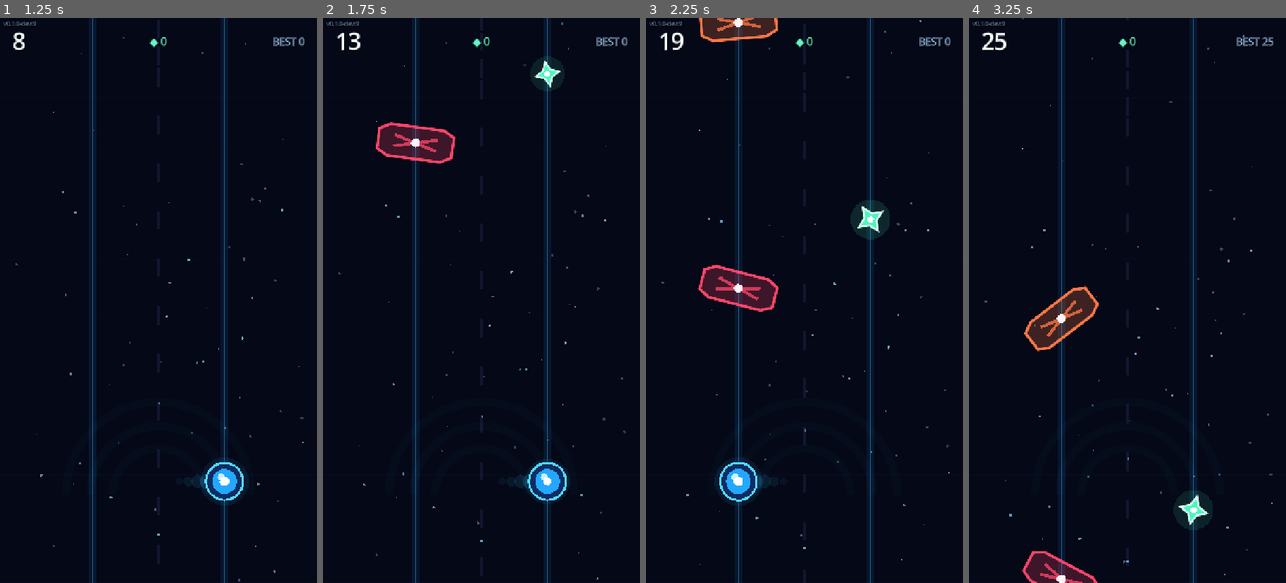
Above: before the commit, frames 1-4 (left to right).
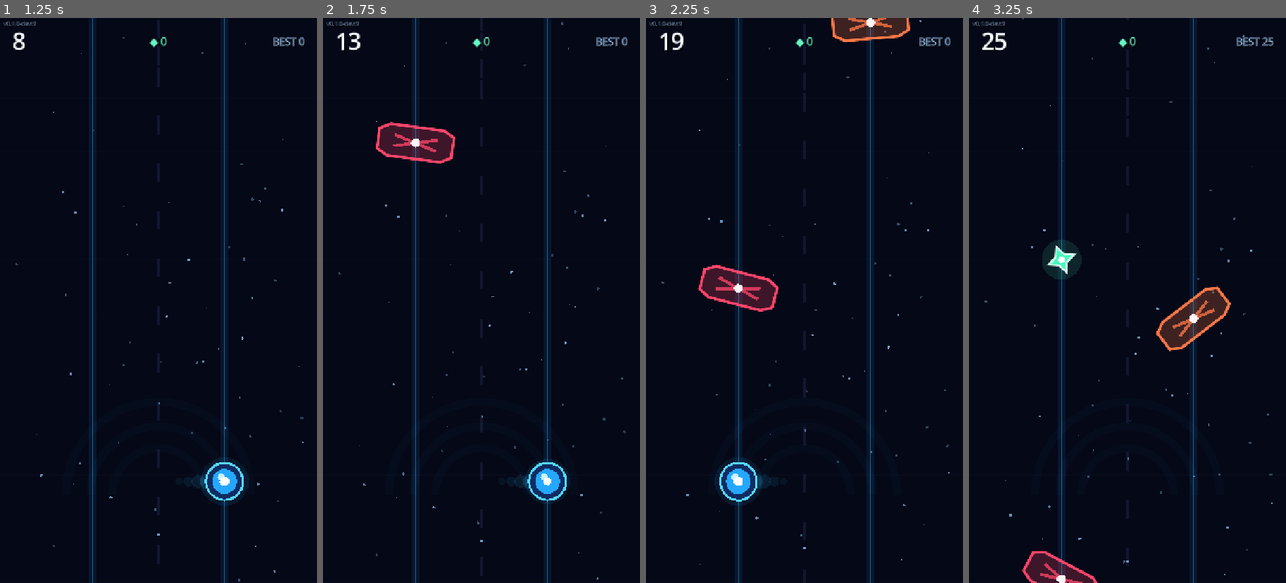
Above: after the commit, the same moments.

Repository: relijahbrewer01/Neon-Switch
Game: Godot game, scene res://scenes/main.tscn
Same seed, same stepped clock (60 frames per second), same inputs: the game is played once before the commit and once after it.
Inputs (mouse positions are in pixels of both pictures, inside the frame that each line leads up to):
- Up to frame 1 (1.25 s): tap Enter at 0.5, 0.6 s; move the mouse to (228, 272) at 0.52 s; click (228, 272) at 0.67 s; tap Space at 0.77 s
- Up to frame 2 (1.75 s): move the mouse to (418, 328) at 1.27 s; hold A from 1.28 s (still down); tap Keypad Enter at 1.35 s; tap Space at 1.52 s
- Up to frame 3 (2.25 s): move the mouse to (836, 176) at 2.02 s; release A at 2.03 s; tap Enter at 2.1 s
- Up to frame 4 (3.25 s): move the mouse to (1111, 413) at 2.77 s; tap Keypad Enter at 2.85 s; click (1111, 413) at 2.92 s; tap Space at 3.02 s

Frame 1 is identical in both runs. In frame 2, 0.5% of the frame differs, in the area x 65-77%, y 7-13%; in frame 3, 2.5%; in frame 4, 4.2%, in the area x 17-83%, y 39-91%.

Commit message:
feat: add deterministic diagnostics and owned game-over timer

Diff:
--- a/scripts/main.gd
+++ b/scripts/main.gd
@@ -2,6 +2,8 @@
 
 const OBSTACLE_SCENE := preload("res://scenes/obstacle.tscn")
 const PICKUP_SCENE := preload("res://scenes/pickup.tscn")
+const DEBUG_SEED_SETTING := "debug/neon_switch/deterministic_seed"
+const DEBUG_SEED_ARGUMENT_PREFIX := "--seed="
 
 enum GameState { READY, PLAYING, GAME_OVER }
 
@@ -19,6 +21,11 @@
 var wave_director := WaveDirector.new()
 var save_service := SaveService.new()
 var feedback := NeonFeedback.new()
+var debug_overlay := NeonDebugOverlay.new()
+var game_over_panel_timer := Timer.new()
+var deterministic_seed := -1
+var pending_game_over_serial := -1
+var pending_game_over_is_new_best := false
 var score_float := 0.0
 var displayed_score := 0
 var best_score := 0
@@ -31,14 +38,34 @@
 var screen_shake := 0.0
 
 func _ready() -> void:
+    _build_feedback_service()
+    _build_game_over_timer()
+    _build_debug_overlay()
+    set_deterministic_seed(_resolve_requested_seed())
+
+    best_score = save_service.load_best_score()
+    _connect_player_signals()
+    _enter_ready_state(true)
+    _refresh_debug_overlay(true)
+
+func _build_feedback_service() -> void:
     feedback.name = "Feedback"
     add_child(feedback)
     feedback.initialize()
 
-    rng.randomize()
-    best_score = save_service.load_best_score()
-    _connect_player_signals()
-    _enter_ready_state(true)
+func _build_game_over_timer() -> void:
+    game_over_panel_timer.name = "GameOverPanelTimer"
+    game_over_panel_timer.one_shot = true
+    game_over_panel_timer.wait_time = GameBalance.GAME_OVER_PANEL_DELAY
+    add_child(game_over_panel_timer)
+
+    var timeout_callable := Callable(self, "_on_game_over_panel_timeout")
+    if not game_over_panel_timer.timeout.is_connected(timeout_callable):
+        game_over_panel_timer.timeout.connect(timeout_callable)
+
+func _build_debug_overlay() -> void:
+    debug_overlay.name = "DebugOverlay"
+    $HUD.add_child(debug_overlay)
 
 func _connect_player_signals() -> void:
     var hit_callable := Callable(self, "_on_player_hit")
@@ -61,28 +88,34 @@
     else:
         world.position = Vector2.ZERO
 
-    if state != GameState.PLAYING:
-        return
-
-    elapsed += delta
-    score_float += delta * GameBalance.score_rate_at(elapsed)
-    current_speed = GameBalance.speed_at(elapsed)
-    spawn_interval = GameBalance.spawn_interval_at(elapsed)
-    background.set_intensity(
-        inverse_lerp(GameBalance.START_SPEED, GameBalance.MAX_SPEED, current_speed)
-    )
-
-    spawn_clock += delta
-    if spawn_clock >= spawn_interval:
-        spawn_clock -= spawn_interval
-        _spawn_wave()
-
-    var new_score := int(score_float)
-    if new_score != displayed_score:
-        displayed_score = new_score
-        hud.update_stats(displayed_score, best_score, shards)
+    if state == GameState.PLAYING:
+        elapsed += delta
+        score_float += delta * GameBalance.score_rate_at(elapsed)
+        current_speed = GameBalance.speed_at(elapsed)
+        spawn_interval = GameBalance.spawn_interval_at(elapsed)
+        background.set_intensity(
+            inverse_lerp(GameBalance.START_SPEED, GameBalance.MAX_SPEED, current_speed)
+        )
+
+        spawn_clock += delta
+        if spawn_clock >= spawn_interval:
+            spawn_clock -= spawn_interval
+            _spawn_wave()
+
+        var new_score := int(score_float)
+        if new_score != displayed_score:
+            displayed_score = new_score
+            hud.update_stats(displayed_score, best_score, shards)
+
+    _refresh_debug_overlay()
 
 func _unhandled_input(event: InputEvent) -> void:
+    if _is_debug_toggle_event(event):
+        debug_overlay.toggle()
+        _refresh_debug_overlay(true)
+        get_viewport().set_input_as_handled()
+        return
+
     var input_source := PrimaryInput.source_for(event)
     if input_source == PrimaryInput.Source.NONE:
         return
@@ -90,6 +123,12 @@
     last_primary_input_source = input_source
     get_viewport().set_input_as_handled()
     _handle_primary_action()
+
+func _is_debug_toggle_event(event: InputEvent) -> bool:
+    if event is not InputEventKey:
+        return false
+    var key := event as InputEventKey
+    return key.pressed and not key.echo and key.keycode == KEY_F3
 
 func _handle_primary_action() -> void:
     # A state change remains locked through the current frame. This prevents a
@@ -123,11 +162,13 @@
     if not _begin_state_transition(GameState.READY, force):
         return false
 
+    _cancel_game_over_panel()
     _clear_spawned_objects()
     _reset_run_values()
     player.reset_for_run()
     background.set_intensity(0.0)
     hud.show_ready(best_score)
+    _refresh_debug_overlay(true)
     return true
 
 func _enter_playing_state() -> bool:
@@ -136,6 +177,8 @@
     if not _begin_state_transition(GameState.PLAYING):
         return false
 
+    _cancel_game_over_panel()
+    _prepare_run_rng()
     _clear_spawned_objects()
     _reset_run_values()
     restart_lock = 0.0
@@ -147,6 +190,7 @@
     hud.show_playing()
     hud.update_stats(0, best_score, 0)
     feedback.play_start()
+    _refresh_debug_overlay(true)
     return true
 
 func _enter_game_over_state() -> bool:
@@ -167,12 +211,10 @@
         save_service.save_if_new_best(best_score)
 
     hud.update_stats(displayed_score, best_score, shards)
-
-    var transition_serial := state_transition_serial
-    _show_game_over_panel_after_delay(
-        transition_serial,
-        displayed_score > old_best
-    )
+    pending_game_over_serial = state_transition_serial
+    pending_game_over_is_new_best = displayed_score > old_best
+    game_over_panel_timer.start(GameBalance.GAME_OVER_PANEL_DELAY)
+    _refresh_debug_overlay(true)
     return true
 
 func _begin_state_transition(next_state: int, force: bool = false) -> bool:
@@ -201,20 +243,57 @@
             return to_state == GameState.PLAYING
     return false
 
-func _show_game_over_panel_after_delay(
-    transition_serial: int,
-    is_new_best: bool
-) -> void:
-    await get_tree().create_timer(GameBalance.GAME_OVER_PANEL_DELAY).timeout
-
-    # Ignore an old delayed callback if another state transition has already
-    # happened. This prevents stale game-over UI from appearing over a new run.
+func _on_game_over_panel_timeout() -> void:
     if state != GameState.GAME_OVER:
         return
-    if transition_serial != state_transition_serial:
-        return
-
-    hud.show_game_over(displayed_score, best_score, shards, is_new_best)
+    if pending_game_over_serial != state_transition_serial:
+        return
+
+    hud.show_game_over(
+        displayed_score,
+        best_score,
+        shards,
+        pending_game_over_is_new_best
+    )
+
+func _cancel_game_over_panel() -> void:
+    game_over_panel_timer.stop()
+    pending_game_over_serial = -1
+    pending_game_over_is_new_best = false
+
+func set_deterministic_seed(seed: int) -> void:
+    deterministic_seed = seed if seed >= 0 else -1
+    if deterministic_seed >= 0:
+        rng.seed = deterministic_seed
+    else:
+        rng.randomize()
+    _refresh_debug_overlay(true)
+
+func uses_deterministic_seed() -> bool:
+    return deterministic_seed >= 0
+
+func deterministic_seed_value() -> int:
+    return deterministic_seed
+
+func _prepare_run_rng() -> void:
+    if deterministic_seed >= 0:
+        rng.seed = deterministic_seed
+
+func _resolve_requested_seed() -> int:
+    var requested_seed := int(ProjectSettings.get_setting(DEBUG_SEED_SETTING, -1))
+
+    for argument in OS.get_cmdline_user_args():
+        if not argument.begins_with(DEBUG_SEED_ARGUMENT_PREFIX):
+            continue
+        var value := argument.trim_prefix(DEBUG_SEED_ARGUMENT_PREFIX)
+        if value.to_lower() == "random":
+            requested_seed = -1
+        elif value.is_valid_int():
+            requested_seed = int(value)
+        else:
+            push_warning("Ignoring invalid Neon Switch seed argument: %s" % argument)
+
+    return requested_seed
 
 func _reset_run_values() -> void:
     score_float = 0.0
@@ -283,3 +362,43 @@
             (child as EnergyPickup).despawn()
         else:
             child.queue_free()
+
+func debug_snapshot() -> Dictionary:
+    var obstacle_count := 0
+    var pickup_count := 0
+
+    for child in world.get_children():
+        if child is NeonObstacle:
+            obstacle_count += 1
+        elif child is EnergyPickup:
+            pickup_count += 1
+
+    return {
+        "state": _state_name(state),
+        "deterministic": uses_deterministic_seed(),
+        "seed": deterministic_seed,
+        "speed": current_speed,
+        "spawn_interval": spawn_interval,
+        "elapsed": elapsed,
+        "lane": player.current_lane(),
+        "obstacles": obstacle_count,
+        "pickups": pickup_count,
+        "entities": obstacle_count + pickup_count,
+        "input": PrimaryInput.source_name(last_primary_input_source),
+    }
+
+func _refresh_debug_overlay(force: bool = false) -> void:
+    if not force and not debug_overlay.is_open():
+        return
+    debug_overlay.apply_safe_rect(hud.current_safe_rect())
+    debug_overlay.update_snapshot(debug_snapshot())
+
+func _state_name(state_value: int) -> String:
+    match state_value:
+        GameState.READY:
+            return "READY"
+        GameState.PLAYING:
+            return "PLAYING"
+        GameState.GAME_OVER:
+            return "GAME_OVER"
+    return "UNKNOWN"
